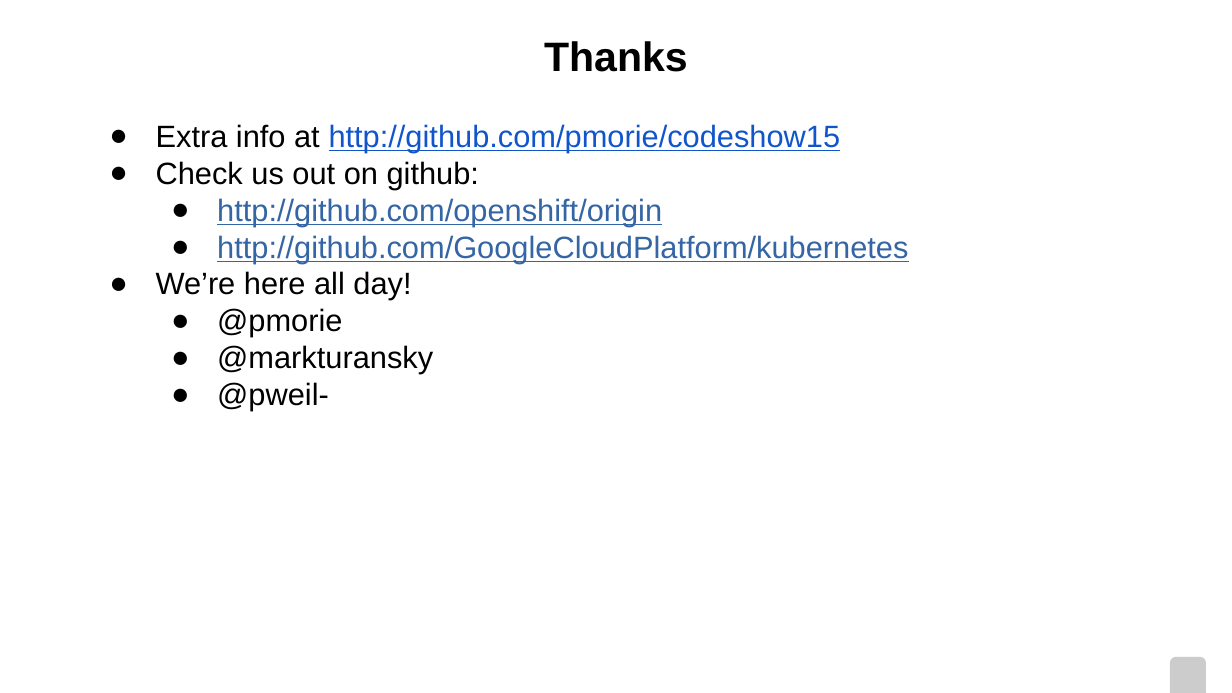
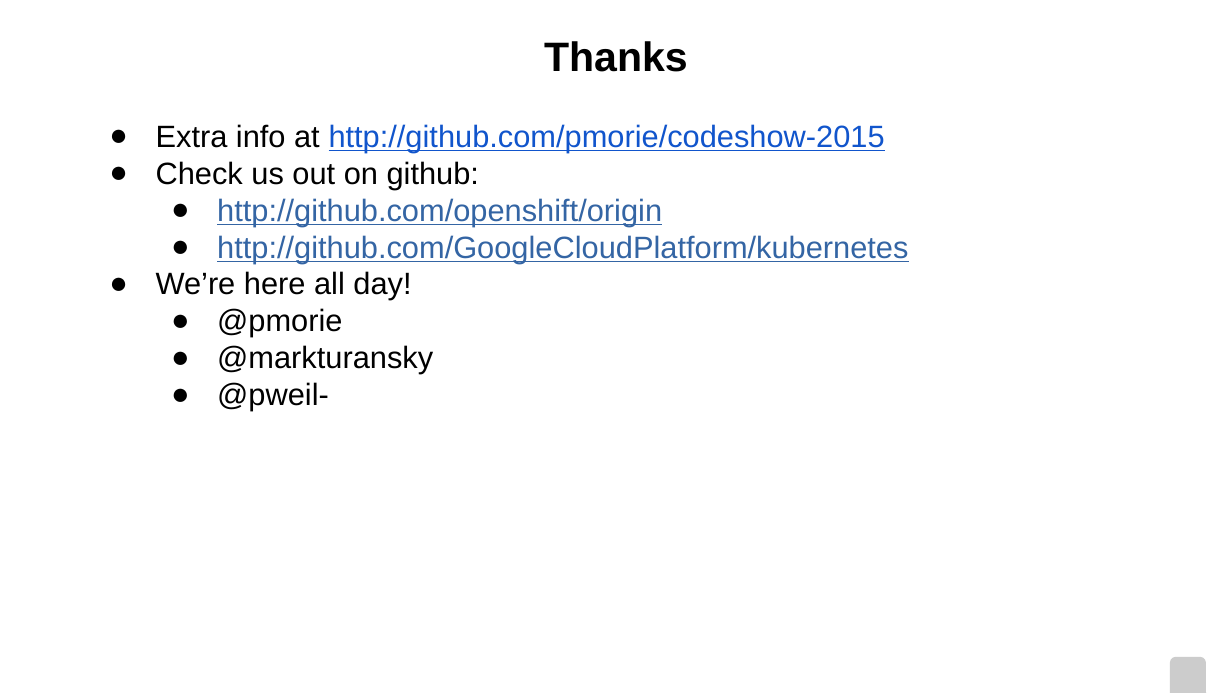
Before and after one commit to pmorie/presentations, a slide deck: slide 15 of CodeshowSE.odp (slide 22 before the commit). Drawn at 1232x693 pixels with LibreOffice and Linux fonts; fonts in the diff are those of the drawing; background and template pictures are left out. Boxes give left, top, right and bottom in pixels: in the first picture for what was removed or moved away, otherwise in the second. Text is boxed around its words. In the diff, an @@ line names an element or a change of style, - is before the commit and + after.

```diff
--- a/CodeshowSE.odp
+++ b/CodeshowSE.odp
@@ text at [156,124,885,152]: text changed @@
-● Extra info at http://github.com/pmorie/codeshow15
+● Extra info at http://github.com/pmorie/codeshow-2015
```
Also in this commit, not shown: 2 other slides changed, 2 slides added, 9 slides removed.
